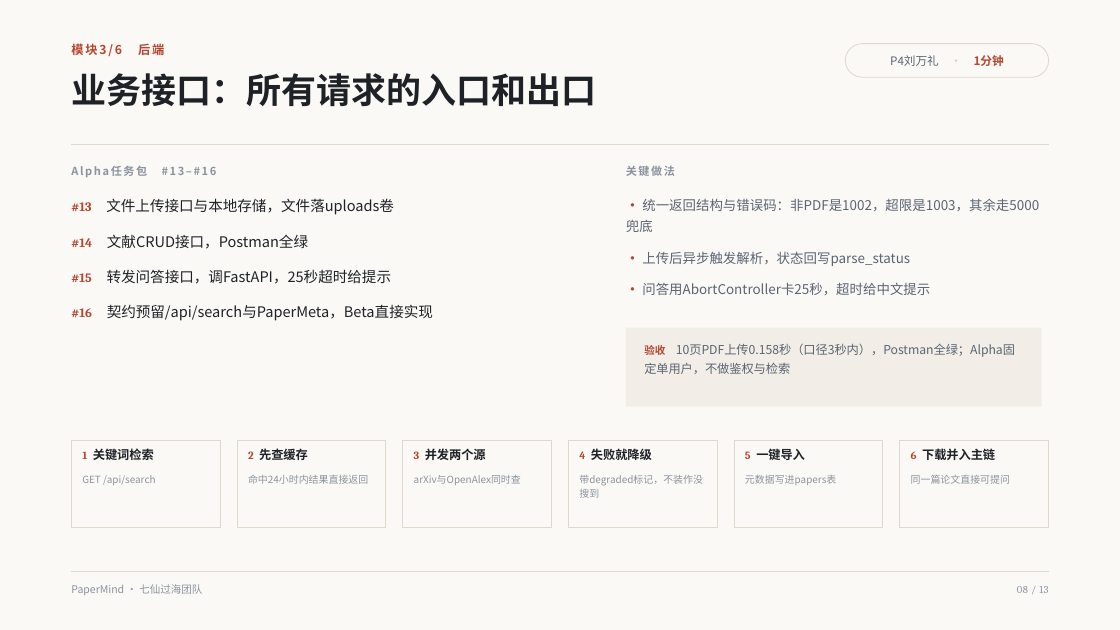
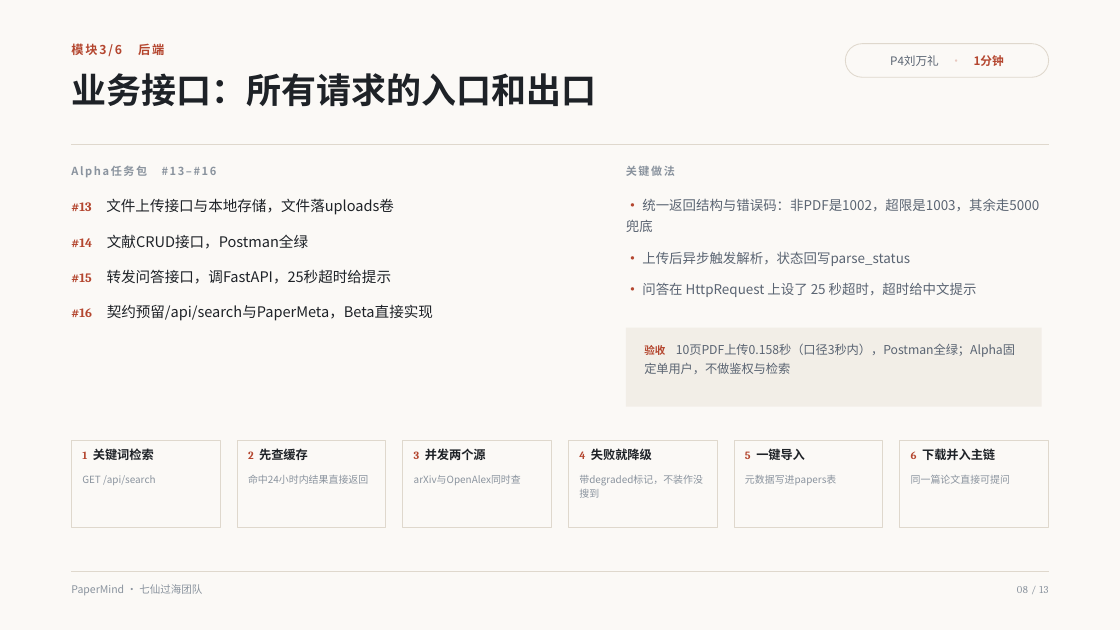
Before and after one commit to lin612320/TeamProject-PaperReadingHelper, a slide deck: slide 8 of docs/汇报/PaperMind项目汇报.pptx. Drawn at 1120x630 pixels with LibreOffice and Linux fonts; fonts in the diff are those of the drawing. Boxes give left, top, right and bottom in pixels: in the first picture for what was removed or moved away, otherwise in the second. Text is boxed around its words. In the diff, an @@ line names an element or a change of style, - is before the commit and + after.

Commit message:
docs: P4 汇报页修订——问答超时口径改为后端 HttpRequest (#28)

```diff
--- a/docs/汇报/PaperMind项目汇报.pptx
+++ b/docs/汇报/PaperMind项目汇报.pptx
@@ text at <box>642,282,977,297</box>: text changed @@
-· 问答用AbortController卡25秒，超时给中文提示
+· 问答在 HttpRequest 上设了 25 秒超时，超时给中文提示
```
